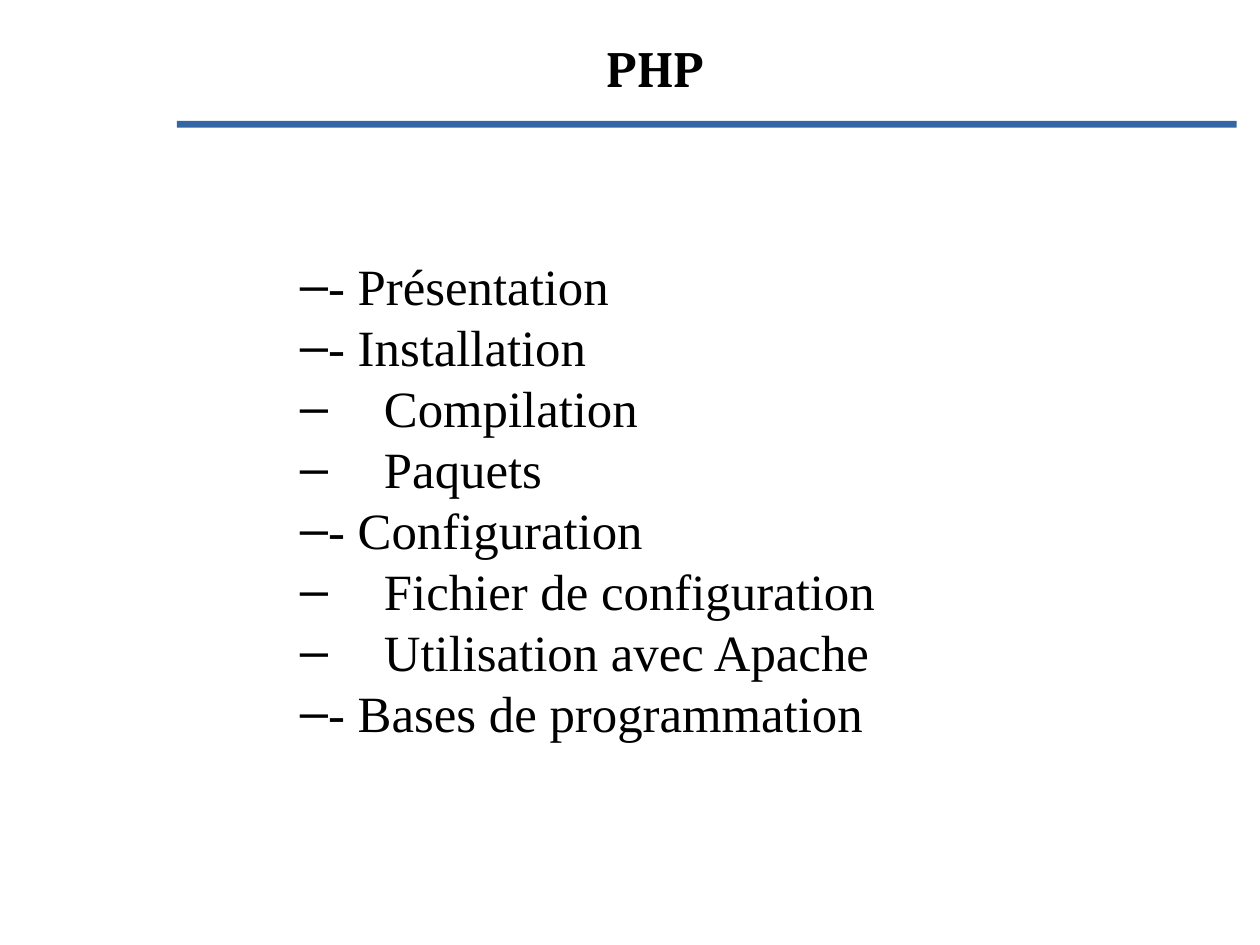
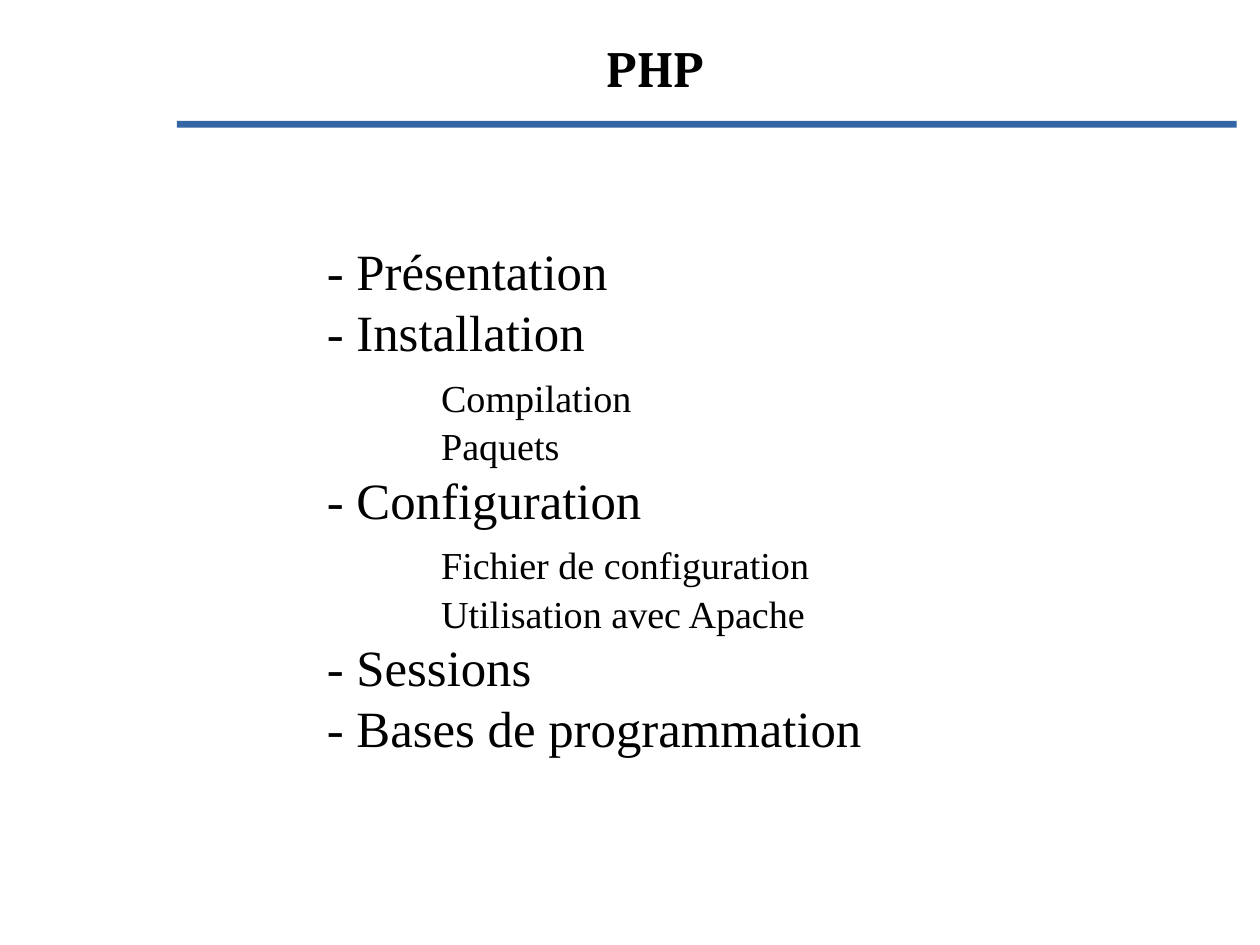
Before and after one commit to Evolix/evoformations, a slide deck: slide 1 of slides/php.odp. Drawn at 1260x945 pixels with LibreOffice and Linux fonts; fonts in the diff are those of the drawing; background and template pictures are left out. Boxes give left, top, right and bottom in pixels: in the first picture for what was removed or moved away, otherwise in the second. Text is boxed around its words. In the diff, an @@ line names an element or a change of style, - is before the commit and + after.

```diff
--- a/slides/php.odp
+++ b/slides/php.odp
@@ subtitle at (356, 254, 861, 757): size 32 to 24 pt in "Compilation", "Paquets", "Fichier de configuration", "Utilisation avec Apache"; bullet – to none; list level 2 to 1 in "- Présentation"; list level 2 to 1 in "- Installation"; list level 2 to 1 in "Compilation"; list level 2 to 1 in "Paquets"; list level 2 to 1 in "- Configuration"; list level 2 to 1 in "Fichier de configuration"; list level 2 to 1 in "Utilisation avec Apache"; list level 2 to 1 in "- Bases de programmation" @@
@@ subtitle at (356, 652, 531, 687): paragraph added @@
+- Sessions
```
Also in this commit, not shown: 10 other slides changed, 3 slides added, 2 other files.
